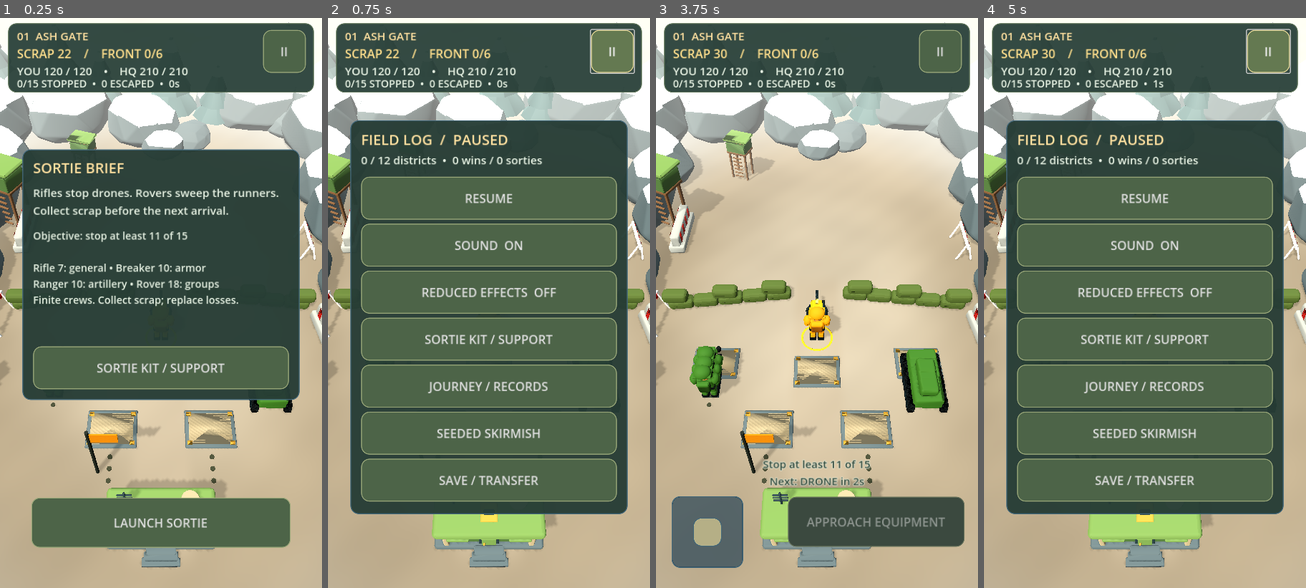
Above: before the commit, frames 1-4 (left to right).
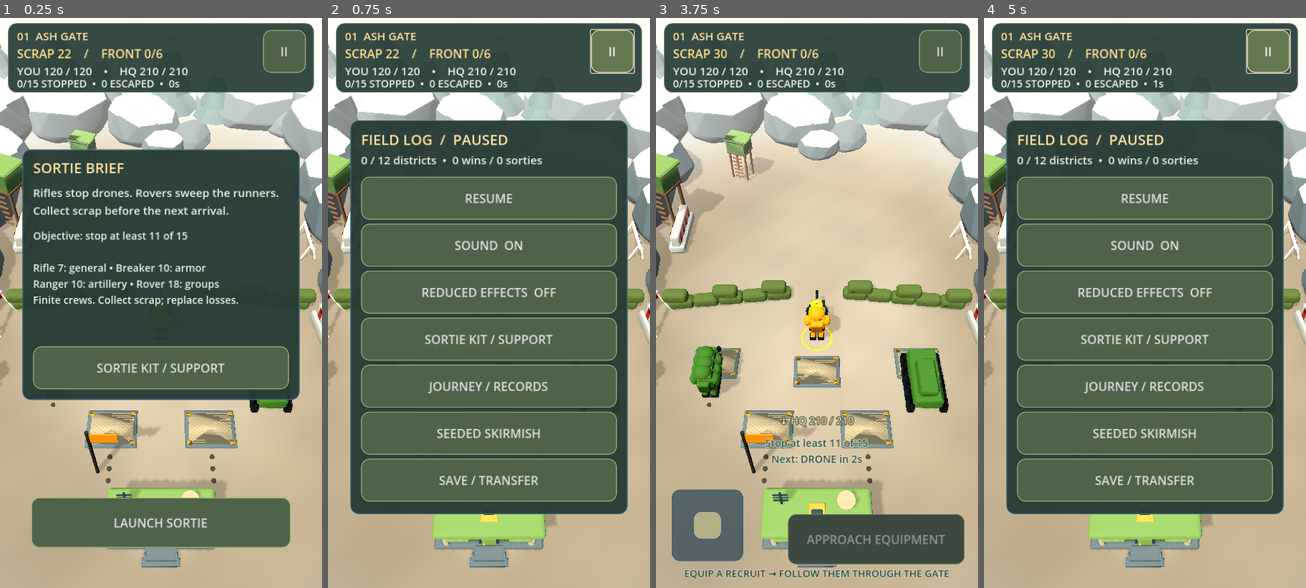
Above: after the commit, the same moments.

Repository: dsschiff/games
Game: Godot game, scene res://boot.tscn
Two runs of this game, one before a commit and one after it. Both use one fixed random seed, a clock stepped at 60 frames per second and the inputs below.
Inputs:
- Up to frame 1 (0.25 s): no input
- Up to frame 2 (0.75 s): click "II" at 0.5 s
- Up to frame 3 (3.75 s): click "RESUME" at 1.25 s; click "SORTIE KIT / SUPPORT" at 2 s; click "WARD" at 2.75 s; click "LAUNCH SORTIE" at 3.5 s
- Up to frame 4 (5 s): click "II" at 4.25 s

The runs differ from the first frame. In frame 3, 6.9% of the frame differs, in the area x 4-96%, y 69-99%; in frame 4, nothing differs.

Commit message:
Make Frontline recruit contributions and HQ status readable

Diff:
--- /dev/null
+++ b/android-games/frontline-foundry/REINFORCEMENT_CHECKPOINT.json
@@ -0,0 +1,98 @@
+{
+  "base": "4552e7b",
+  "scope": "Frontline reinforcement feedback and save destination verification; unreleased source increment",
+  "receipts": {
+    "rules": {
+      "path": ".artifacts/frontline-frozen-rules-20261023T231333105619Z/receipt.json",
+      "sha256": "1a3c1cf0e3016c6a89e3aeab63a32e0146990353e3f9d55d49947c88c19c477b",
+      "passed": true,
+      "source_unchanged": true
+    },
+    "presentation": {
+      "path": ".artifacts/frontline-frozen-checks-20261023T231337414793Z/receipt.json",
+      "sha256": "0dd81c0c056bca4548b9112eacd445dada537f2b0273255c6bb8aacb3aaaf906",
+      "passed": true,
+      "source_unchanged": true
+    },
+    "decisions": {
+      "path": ".artifacts/frontline-frozen-decisions-20261023T231355678392Z/receipt.json",
+      "sha256": "52215548d16c48828d13a4a42ff23ab3f8db68b6ee1bdcb6eb800edb1c82cab1",
+      "passed": true,
+      "source_unchanged": true
+    },
+    "input": {
+      "path": ".artifacts/frontline-frozen-input-20261023T231246939291Z/receipt.json",
+      "sha256": "8c3448ef4a0f6826366268c83674eafa1a4b2dac1b43f6ecda3fd69fb41788c7",
+      "passed": true,
+      "source_unchanged": true
+    },
+    "cold": {
+      "path": ".artifacts/frontline-frozen-cold-20261023T231547810175Z/receipt.json",
+      "sha256": "bc4a1d364b1c96801ddb0fd0aac9736cd4dde307b8301d21eb6204b94b20cb6c",
+      "passed": true,
+      "source_unchanged": true
+    },
+    "rendered": {
+      "path": ".artifacts/feedback-after-20261023T231233761949Z/receipt.json",
+      "sha256": "0fbedf554765853fe44b3c0d1a03cc166f3a62224b06fd0c311cc7bffabe1690",
+      "passed": true,
+      "source_unchanged": true
+    }
+  },
+  "policy_summary": {
+    "untouched_wins": [
+      1
+    ],
+    "no_equipment_active_policy_wins": [
+      1,
+      2,
+      3,
+      5,
+      6,
+      7,
+      10,
+      11
+    ],
+    "funded_A_wins": [
+      1,
+      2,
+      3,
+      4,
+      5,
+      6,
+      7,
+      8,
+      9,
+      10,
+      11,
+      12
+    ],
+    "funded_B_wins": [
+      1,
+      2,
+      3,
+      4,
+      5,
+      6,
+      7,
+      8,
+      9,
+      10,
+      11,
+      12
+    ],
+    "rifle_retreat_wins": [
+      1
+    ]
+  },
+  "limits": [
+    "Policy comparison is not optimal-player proof or human difficulty/fun measurement",
+    "Rendered comparison covers first recruit and nine profile/commander positions, not a full rendered campaign",
+    "No Android build, install-over, cloud implementation or physical testing in this increment"
+  ],
+  "retained_failures": [
+    ".artifacts/feedback-comparison/after: 5 HQ/guidance overlap assertions fail before correction",
+    ".artifacts/frontline-feedback-input-20261023T230622634806Z: 276 functional checks pass but source_unchanged false",
+    ".artifacts/frontline-final-input-20261023T231100582900Z: 276 functional checks pass but source_unchanged false"
+  ]
+}
--- a/android-games/frontline-foundry/scripts/campaign_main.gd
+++ b/android-games/frontline-foundry/scripts/campaign_main.gd
@@ -1,6 +1,7 @@
 extends "res://scripts/main.gd"
 const C = preload("res://scripts/campaign_rules.gd")
 const D = preload("res://scripts/definitions.gd")
+const F = preload("res://scripts/reinforcement_feedback.gd")
 var career := C.career()
 var support_panel: Panel
 var journey: Panel
@@ -20,6 +21,7 @@
 var hq_marker: Node3D
 var brief_forecast: Label
 var brief_rules: Label
+var hq_indicator: Label
 var brief_scroll: ScrollContainer
 
 func _ready() -> void:
@@ -47,6 +49,10 @@
 
 func make_ui() -> void:
 	super.make_ui()
+	hq_indicator = label(ui, "", Vector2.ZERO, Vector2(230, 34), 23, "ffe1a0")
+	hq_indicator.horizontal_alignment = HORIZONTAL_ALIGNMENT_CENTER
+	hq_indicator.add_theme_color_override("font_outline_color", Color("253c35"))
+	hq_indicator.add_theme_constant_override("outline_size", 6)
 	for child in menu.get_children():
 		if child is Button and child.text == "BEGIN CAMPAIGN":
 			child.free()
@@ -142,9 +148,29 @@
 	super.layout()
 	var view := get_viewport().get_visible_rect().size
 	presentation.fit(view)
+	# Footer links the last paid weapon to its individual recruit without hiding HQ.
+	stick.position.y = view.y - 220
+	build_button.position.y = view.y - 165
+	guidance.position.y = view.y - 340
+	guidance.size.y = 110
+	guidance.add_theme_font_size_override("font_size", 23)
+	if queue_label.get_parent() != ui:
+		queue_label.reparent(ui)
+	queue_label.position = Vector2(18, view.y - 48)
+	queue_label.size = Vector2(view.x - 36, 36)
+	queue_label.horizontal_alignment = HORIZONTAL_ALIGNMENT_CENTER
+	queue_label.add_theme_font_size_override("font_size", 22)
+	queue_label.add_theme_color_override("font_color", Color("253c35"))
+	queue_label.add_theme_color_override("font_outline_color", Color("e3e7d3"))
+	queue_label.add_theme_constant_override("outline_size", 4)
 	menu.position.y = 235
 	menu.size.y = 880
-	terminal.size.y = 515
+	terminal.size.y = 555
+	terminal_detail.size.y = 230
+	for child in terminal.get_children():
+		if child is Button and child != next_button:
+			child.position.y = 325
+	next_button.position.y = 435
 	terminal_detail.add_theme_font_size_override("font_size", 24)
 	terminal_detail.autowrap_mode = TextServer.AUTOWRAP_WORD_SMART
 	for p in [support_panel, journey, seed_panel]:
@@ -152,6 +178,11 @@
 		p.size = Vector2(620, 710 if p == support_panel else 830)
 	briefing.position = Vector2((view.x - 620) / 2, 300)
 	briefing.size = Vector2(620, 560)
+
+func stop_move() -> void:
+	super.stop_move()
+	if stick != null:
+		stick.position.y = get_viewport().get_visible_rect().size.y - 220
 
 func begin() -> void:
 	state.phase = "playing"
@@ -348,7 +379,9 @@
 	wave_label.text = "%d/%d STOPPED  •  %d ESCAPED  •  %.0fs" % [state.killed.size(), d.schedule.size(), state.escaped.size(), state.time]
 	if save_problem:
 		wave_label.text = "SAVE FAILED • Pause and export a local code"
-	queue_label.text = "FRONT %d/%d   •   EQUIPPED %d   •   %s" % [C.active_count(state), d.cap, state.consumed.reduce(func(a, b): return a + b, 0), state.support.to_upper()]
+	queue_label.text = F.crew_line(state)
+	queue_label.visible = state.phase == "playing" and not paused
+	update_hq_indicator()
 	journal.text = "%d / 12 districts  •  %d wins / %d sorties" % [career.clears.size(), career.victories, career.attempts]
 	sound_button.text = "SOUND  " + ("ON" if settings.sound else "OFF")
 	effects_button.text = "REDUCED EFFECTS  " + ("ON" if settings.reduced_effects else "OFF")
@@ -381,16 +414,28 @@
 		next = "Next: %s in %.0fs" % [arrival.role.to_upper(), maxf(0, arrival.at - state.time)]
 	var objective: String = C.objective_text(state)
 	guidance.text = objective.substr(0, 1).to_upper() + objective.substr(1) + "\n" + next
+	var advice := F.advice(state, station)
+	if not advice.is_empty():
+		guidance.text += "\n" + advice
 	guidance.visible = state.phase == "playing" and not paused
 	terminal.visible = state.phase in ["victory", "defeat"] and not paused
 	if terminal.visible:
 		terminal_title.text = "FOUNDRY LIBERATED" if career.ending and d.id == "foundry_liberation" and state.phase == "victory" else ("DISTRICT SECURED" if state.phase == "victory" else "SORTIE LOST")
 		terminal_title.add_theme_font_size_override("font_size", 31)
-		terminal_detail.text = "%s\n%d stopped / %d escaped • %.0fs\nScrap spent %d • crews equipped %d\n%s" % [state.cause, state.killed.size(), st …(247 unchanged characters)…
+		terminal_detail.text = ("%s\n%d stopped / %d escaped • %.0fs\nScrap spent %d • crews equipped %d\n" + F.contribution(state) + "\n%s") % [state.cause, state.killed.size(), st …(247 unchanged characters)…
 		next_button.visible = state.phase == "victory"
 		next_button.text = "LIBERATION JOURNAL" if d.id == "foundry_liberation" else ("NEXT MISSION" if d.mode == "campaign" else "JOURNEY / RECORDS")
 	pause_button.disabled = modal
 	guidance.visible = guidance.visible and not terminal.visible
 
+func update_hq_indicator() -> void:
+	var point: Vector2 = camera.unproject_position(presentation.hq_socket.global_position)
+	var view := get_viewport().get_visible_rect().size
+	var bottom := view.y - 390.0
+	var clipped := camera.is_position_behind(presentation.hq_socket.global_position) or point.y > bottom
+	hq_indicator.position = Vector2(clampf(point.x - 115, 18, view.x - 248), clampf(point.y - 52, 190, bottom))
+	hq_indicator.text = ("↓ " if clipped else "") + "HQ %d / %d" % [state.hq, state.definition.hq]
+	hq_indicator.visible = state.phase == "playing" and not paused
+
 func sync_world(dt: float) -> void:
 	super.sync_world(dt)
--- /dev/null
+++ b/android-games/frontline-foundry/scripts/reinforcement_feedback.gd
@@ -0,0 +1,56 @@
+extends RefCounted
+const D = preload("res://scripts/definitions.gd")
+
+static func crew_name(r: Dictionary) -> String:
+	return "%s %d" % [r.role.to_upper(), int(r.id) % 3 + 1]
+
+static func latest_crew(s: Dictionary) -> Dictionary:
+	# Purchase order identifies the individual, including before its token is consumed.
+	var counts := [0, 0, 0, 0]
+	var id := -1
+	for purchase in s.purchases:
+		var station := int(purchase.station)
+		if station < 4:
+			id = station * 3 + counts[station]
+			counts[station] += 1
+	return s.recruits[id] if id >= 0 else {}
+
+static func crew_line(s: Dictionary) -> String:
+	var r := latest_crew(s)
+	if r.is_empty():
+		return "EQUIP A RECRUIT → FOLLOW THEM THROUGH THE GATE"
+	var stage: String = {"waiting": "WEAPON READY", "equipping": "ARMING", "deploying": "THROUGH THE GATE", "fighting": "HOLDING THE LINE", "fallen": "FALLEN"}[r.phase]
+	if r.phase == "deploying":
+		stage = ["TO THE GATE", "THROUGH THE GATE", "TAKING POSITION"][int(r.waypoint)]
+	if r.phase in ["fighting", "fallen"]:
+		return "%s • %s • %d DAMAGE" % [crew_name(r), stage, r.damage]
+	return "%s • %s" % [crew_name(r), stage]
+
+static func contribution(s: Dictionary) -> String:
+	var damage := 0.0
+	var best: Dictionary = {}
+	for r in s.recruits:
+		damage += r.damage
+		if r.damage > 0 and (best.is_empty() or r.damage > best.damage):
+			best = r
+	if best.is_empty():
+		return "Crew damage 0 • no armed recruit hit a target"
+	return "Crew damage %d • %s led with %d" % [damage, crew_name(best), best.damage]
+
+static func counter(role: String) -> String:
+	return {"rifle": "Rifle: rapid fire against light drones", "breaker": "Breaker: pierces armor and Bulwark cover", "ranger": "Ranger: reaches mortar crews and Jammers", "rover": "Rover: splash sweeps clustered rushers"}[role]
+
+static func advice(s: Dictionary, station: int) -> String:
+	if station >= 0 and station < 4:
+		return counter(D.ROLES[station])
+	if station == 4:
+		return D.SUPPORT[s.planned_support]
+	var threat := ""
+	for e in s.enemies:
+		if e.role in ["mortar", "jammer", "storm"]:
+			return "Distant fire: equip a Ranger or flank it yourself"
+		if e.role in ["bulwark", "drill", "carrier"]:
+			threat = "Armor approaching: Breakers pierce it"
+		elif e.role in ["runner", "sapper"] and threat.is_empty():
+			threat = "Rushers approaching: Rovers hit groups"
+	return threat
--- a/android-games/frontline-foundry/scripts/save_store.gd
+++ b/android-games/frontline-foundry/scripts/save_store.gd
@@ -79,4 +79,7 @@
 	var text := encode(s, p, settings, int(best.revision) + 1, not imported, saved_career)
 	if not decode(text).ok or not io.write_text(file + ".tmp", text) or io.read_text(file + ".tmp") != text:
 		return false
-	return io.rename(file + ".tmp", file)
+	if not io.rename(file + ".tmp", file):
+		return false
+	# A successful rename is only a command receipt; verify the committed bytes.
+	return io.exists(file) and io.read_text(file) == text and decode(io.read_text(file)).ok
--- a/android-games/frontline-foundry/tests/campaign_input.gd
+++ b/android-games/frontline-foundry/tests/campaign_input.gd
@@ -3,6 +3,7 @@
 const C = preload("res://scripts/campaign_rules.gd")
 const D = preload("res://scripts/definitions.gd")
 const P = preload("res://tests/policy.gd")
+const F = preload("res://scripts/reinforcement_feedback.gd")
 var app: Node
 var scene: Node
 var folder := ""
@@ -127,12 +128,15 @@
 			await physics_frame
 		if not equipped and s.consumed.reduce(func(a, b): return a + b, 0) > 0:
 			equipped = true
+			check(scene.queue_label.visible and scene.queue_label.text == F.crew_line(s) and "ARMING" in scene.queue_label.text, "paid equipment names its actual arming recruit " + str(index + 1))
 			await snap("m%02d-arming" % [index + 1])
 		if not deployed and s.recruits.any(func(r): return r.phase == "deploying" and r.waypoint == 1):
 			deployed = true
+			check(scene.queue_label.text == F.crew_line(s), "gate feedback follows saved individual phase " + str(index + 1))
 			await snap("m%02d-through-gate" % [index + 1])
 		if not attacked and s.recruits.any(func(r): return r.shots > 0 and r.damage > 0):
 			attacked = true
+			check(F.contribution(s).contains("led with"), "real crew attack earns ledger-based contribution " + str(index + 1))
 			await snap("m%02d-recruit-attacks" % [index + 1])
 		if not incoming and s.hq_taken + s.commander_taken + s.recruits.reduce(func(a, r): return a + r.taken, 0.0) > 0:
 			incoming = true
--- a/android-games/frontline-foundry/tests/campaign_tests.gd
+++ b/android-games/frontline-foundry/tests/campaign_tests.gd
@@ -288,7 +288,7 @@
 	var io := Faults.new()
 	check(S.write(last, p, settings, "fault-", io, false, arc), "whole campaign atomic first write")
 	var stable := S.read("fault-", io)
-	for fault in ["fail_write", "fail_rename", "corrupt_readback"]:
+	for fault in ["fail_write", "fail_rename", "corrupt_readback", "missing_destination", "corrupt_destination"]:
 		io.set(fault, true)
 		check(not S.write(C.fresh(D.mission(0)), p, settings, "fault-", io, true, C.career()), "import reports storage failure " + fault)
 		var held := S.read("fault-", io)
--- /dev/null
+++ b/android-games/frontline-foundry/tests/decision_probe.gd
@@ -0,0 +1,38 @@
+extends SceneTree
+const C = preload("res://scripts/campaign_rules.gd")
+const D = preload("res://scripts/definitions.gd")
+const P = preload("res://tests/policy.gd")
+func _initialize():
+ var records: Array = []
+ var failures := 0
+ for i in 12:
+  for policy in ["untouched", "commander", "A", "B", "mistake"]:
+   var s = C.fresh(D.mission(i))
+   s.phase = "playing"
+   s.planned_support = "ward" if i == 11 else "relay"
+   for frame in 12000:
+    if s.phase != "playing": break
+    var choice = P.decide(s, policy if policy != "untouched" else "A")
+    if policy == "untouched": choice = {"goal": C.position(s), "station": -1}
+    if policy in ["A", "B", "mistake"] and choice.station >= 0 and C.nearby(s) == choice.station: C.buy(s, choice.station)
+    C.tick(s, (choice.goal - C.position(s)).limit_length(), 0.05)
+   var damage = 0.0
+   for r in s.recruits: damage += r.damage
+   var record = {"mission": i+1, "version": s.definition.version, "policy": policy, "phase": s.phase, "hp": s.hp, "hq": s.hq, "killed": s.killed.size(), "escaped": s.escaped.size(), "spent": s.spent, "troop_damage": damage, "commander_damage": s.commander_damage, "valid": C.valid(s)}
+   records.append(record)
+   print(JSON.stringify(record))
+   var expected: String = "victory" if policy in ["A", "B"] or (i == 0 and policy in ["untouched", "mistake"]) or (policy == "commander" and i not in [3,7,8,11]) else "defeat"
+   if s.phase != expected or not C.valid(s): failures += 1
+ var sample := C.fresh(D.mission(0))
+ var original := sample.duplicate(true)
+ var F = load("res://scripts/reinforcement_feedback.gd")
+ if F.crew_line(sample).is_empty() or not F.contribution(sample).begins_with("Crew damage 0"): failures += 1
+ if sample != original: failures += 1
+ for arg in OS.get_cmdline_user_args():
+  if arg.begins_with("--report="):
+   var file = FileAccess.open(arg.trim_prefix("--report="), FileAccess.WRITE)
+   file.store_string(JSON.stringify({"records":records,"failures":failures,"scope":"Synthetic policy comparison; no proof of optimal play, human fun or pacing. Untouched stays at opening; commander uses all ordinary threat/objective/collection choices without purchasing; A/B buy two distinct orders; mistake buys rifles then retreats."},"  "))
+   file.close()
+ print("DECISION_COMPARISON 60 policies failures=",failures)
+ print("SUITE_COMPLETE: ","PASS" if failures == 0 else "FAIL")
+ quit(0 if failures == 0 else 1)
--- a/android-games/frontline-foundry/tests/fault_files.gd
+++ b/android-games/frontline-foundry/tests/fault_files.gd
@@ -3,6 +3,8 @@
 var fail_write := false
 var fail_rename := false
 var corrupt_readback := false
+var missing_destination := false
+var corrupt_destination := false
 
 func exists(path: String) -> bool:
 	return files.has(path)
@@ -17,6 +19,7 @@
 func rename(from: String, to: String) -> bool:
 	if fail_rename:
 		return false
-	files[to] = files[from]
+	if not missing_destination:
+		files[to] = "torn" if corrupt_destination else files[from]
 	files.erase(from)
 	return true
--- a/android-games/frontline-foundry/tests/policy.gd
+++ b/android-games/frontline-foundry/tests/policy.gd
@@ -17,7 +17,7 @@
 			result.goal = p + (p - Vector2(e.x, e.z)).normalized() * 2
 			return result
 	var desired := -1
-	if variant != "mistake" and C.active_count(s) + s.stock.reduce(func(a, b): return a + b, 0) < s.definition.cap:
+	if variant not in ["mistake", "commander"] and C.active_count(s) + s.stock.reduce(func(a, b): return a + b, 0) < s.definition.cap:
 		var order: Array = ["rifle", "ranger", "breaker", "rover", "ranger", "breaker", "rifle", "rover", "rifle", "ranger", "breaker", "rover"] if variant in ["A", "idle"] else ["rover", "breaker", "ranger", "rifle", "breaker", "ranger", "rifle", "rover", "ranger", "breaker", "rifle", "rover"]
 		var counts := [0, 0, 0, 0]
 		for role in order:
@@ -29,7 +29,7 @@
 				break
 	if variant == "mistake" and s.bought[0] < 3 and s.wallet >= 7:
 		desired = 0
-	if s.support == "none" and s.wallet >= 14 and s.purchases.size() >= 3 and variant != "mistake":
+	if s.support == "none" and s.wallet >= 14 and s.purchases.size() >= 3 and variant not in ["mistake", "commander"]:
 		desired = 4
 	if desired >= 0:
 		return {"goal": D.pad(s.definition, desired), "station": desired}
--- /dev/null
+++ b/android-games/frontline-foundry/tests/reinforcement_input.gd
@@ -0,0 +1,62 @@
+extends "res://tests/campaign_input.gd"
+var before := ""
+func run() -> void:
+ for arg in OS.get_cmdline_user_args():
+  if arg.begins_with("--before-campaign="): before = arg.trim_prefix("--before-campaign=")
+ root.size = Vector2i(720,1280)
+ Engine.time_scale = 4.0
+ scene = load(before if not before.is_empty() else "res://scripts/campaign_main.gd").new()
+ root.add_child(scene)
+ app = scene
+ await dwell(3)
+ await click("LAUNCH SORTIE")
+ await snap("before-purchase")
+ var stage_seen := {}
+ for frame in 500:
+  if scene.state.purchases.is_empty():
+   await steer((D.pad(scene.state.definition,0) - C.position(scene.state)).limit_length())
+   if C.nearby(scene.state) == 0:
+    await release()
+    await click(scene.build_button.text)
+  else:
+   await release()
+  await physics_frame
+  var r = scene.state.recruits[0]
+  var stage: String = r.phase
+  if not stage_seen.has(stage) and stage in ["equipping","deploying","fighting"]:
+   stage_seen[stage] = true
+   await snap(stage)
+  if r.damage > 0:
+   await snap("earned-damage")
+   break
+ check(scene.state.bought[0] == 1 and scene.state.recruits[0].damage > 0, "actual touch purchase arms one individual who deploys and deals damage")
+ if before.is_empty():
+  check(scene.queue_label.visible and "DAMAGE" in scene.queue_label.text, "live footer names earned individual contribution")
+ var original := root.size
+ for dimensions in [Vector2i(720,1680),Vector2i(1153,1280),Vector2i(2276,1280)]:
+  root.size = dimensions
+  await dwell(3)
+  for goal in [Vector2(-4.5,5.7),Vector2(4.5,-6.0),Vector2(0,1.5)]:
+   for frame in 160:
+    if C.position(scene.state).distance_to(goal) < .35 or scene.state.phase != "playing": break
+    await steer((goal-C.position(scene.state)).limit_length())
+    await physics_frame
+   await release()
+   await dwell(5)
+   if before.is_empty():
+    var rect: Rect2 = scene.hq_indicator.get_global_rect()
+    check(rect.end.y < scene.build_button.position.y and rect.end.y < scene.guidance.position.y, "HQ indicator clears real controls/guidance " + str(dimensions) + str(goal))
+    check(not rect.intersects(scene.stick.get_global_rect()), "HQ indicator clears joystick " + str(dimensions) + str(goal))
+    check(not scene.guidance.get_global_rect().intersects(scene.stick.get_global_rect()) and not scene.guidance.get_global_rect().intersects(scene.build_button.get_global_rect()), "counter guidance clears touch controls " + str(dimensions))
+    check(not scene.queue_label.get_global_rect().intersects(scene.stick.get_global_rect()) and not scene.queue_label.get_global_rect().intersects(scene.build_button.get_global_rect()), "footer clears stick and equipment action " + str(dimensions))
+    check(scene.queue_label.get_minimum_size().x <= scene.queue_label.size.x, "individual feedback fits profile " + str(dimensions))
+   await snap("profile-%s-at-%s" % [str(dimensions),str(goal)])
+ root.size = original
+ await release()
+ write_report()
+ scene.queue_free()
+ await process_frame
+ await process_frame
+ print("FOCUSED_FEEDBACK checks=",checks," failures=",failures," before=",not before.is_empty())
+ print("SUITE_COMPLETE: ","PASS" if failures==0 else "FAIL")
+ quit(0 if failures==0 else 1)
Not shown, added: android-games/frontline-foundry/scripts/reinforcement_feedback.gd.uid
Not shown, added: android-games/frontline-foundry/tests/decision_probe.gd.uid
Not shown, added: android-games/frontline-foundry/tests/reinforcement_input.gd.uid
Not shown, changed: android-games/frontline-foundry/README.md
Not shown, added: android-games/frontline-foundry/REINFORCEMENT_CHECKPOINT.md
Not shown, changed: android-games/frontline-foundry/tests/run_campaign.py
Not shown, added: android-games/frontline-foundry/tests/run_feedback.py
Not shown, changed: android-games/frontline-foundry/tests/run_graphics.py
